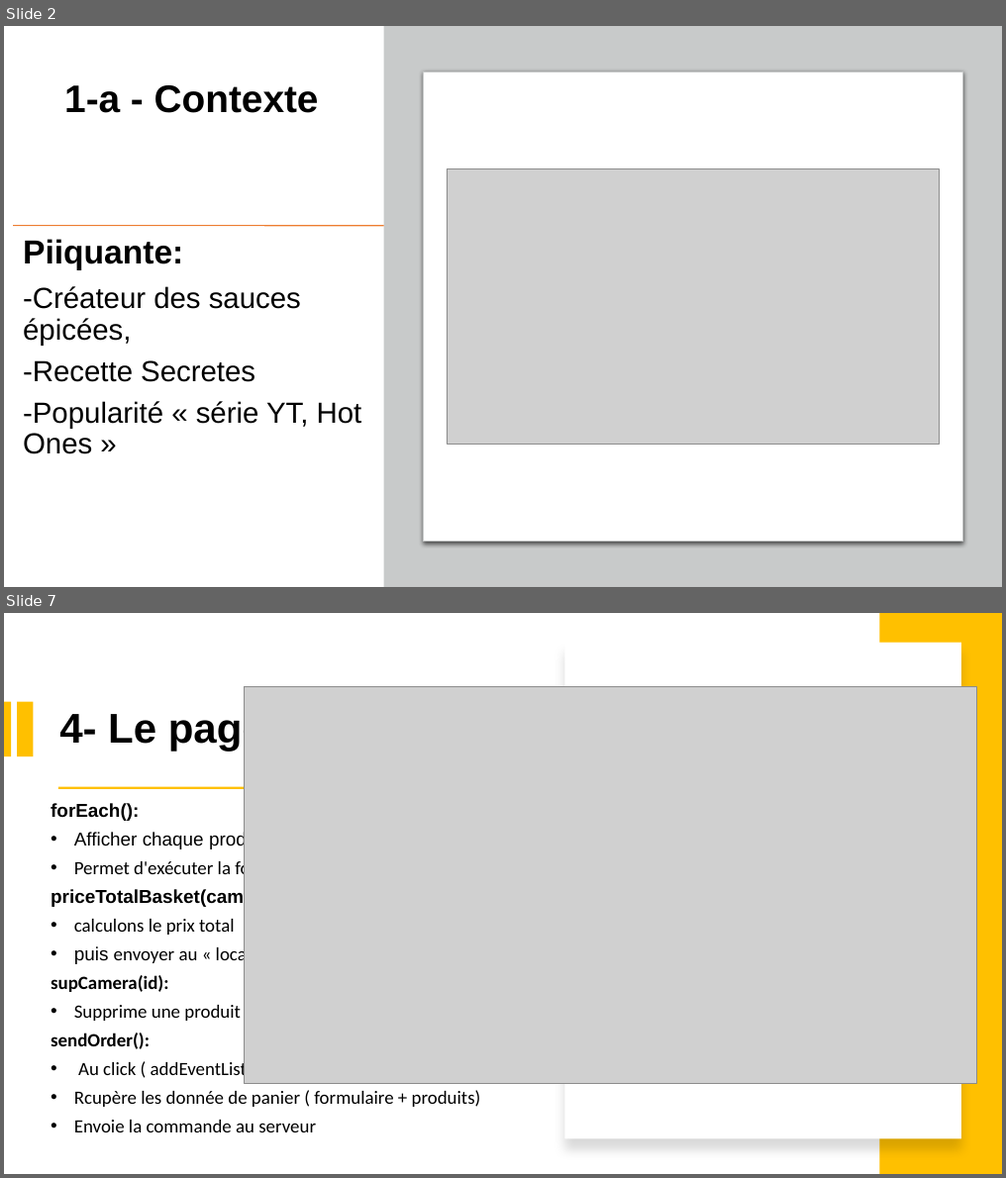
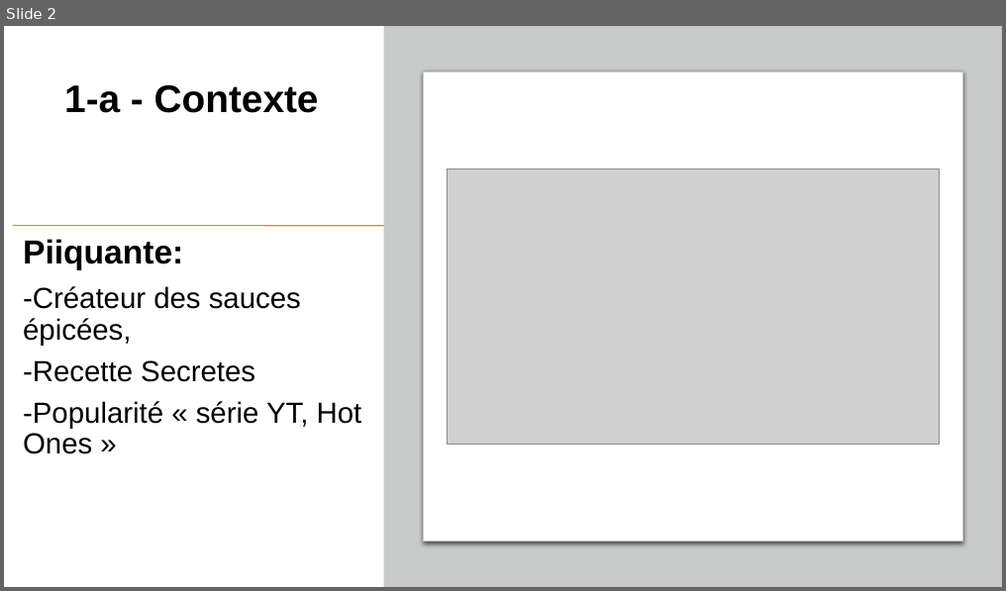
Before and after one commit to vahab12/projet-6, a slide deck: Présentation-P6.pptx. Shown one above the other, each under a label of ours: slides 2 and 7 before the commit, slide 2 after it; the slides between them are not shown. The pictures are 1006x1178 and 1006x591 pixels, drawn with LibreOffice and Linux fonts; fonts in the diff are those of the drawing; grey boxes stand for pictures. Boxes give left, top, right and bottom in pixels: in the first picture for what was removed or moved away, otherwise in the second. Text is boxed around its words. In the diff, an @@ line names an element or a change of style, - is before the commit and + after.

```diff
--- a/Présentation-P6.pptx
+++ b/Présentation-P6.pptx
@@ slide 7 removed at [4, 613, 1002, 1174], background #FFFFFF @@
@@ rectangle removed at [564, 642, 961, 881] @@
@@ rectangle removed at [880, 613, 1002, 1174] @@
@@ rectangle removed at [4, 701, 12, 757] @@
@@ rectangle removed at [17, 701, 33, 757] @@
@@ picture removed at [245, 687, 976, 1084] @@
@@ title removed at [59, 709, 300, 1107] @@
-4- Le page panier
@@ rectangle removed at [58, 786, 466, 789] @@
@@ text removed at [51, 803, 481, 1133] @@
-forEach():
-• Afficher chaque produit dans le panier
-• Permet d'exécuter la fonction sur chaque élément
-priceTotalBasket(camera):
-• calculons le prix total
-• puis envoyer au « localStorage ».
-supCamera(id):
-• Supprime une produit
-sendOrder():
-• Au click ( addEventListener)
-• Rcupère les donnée de panier ( formulaire + produits)
-• Envoie la commande au serveur
@@ rectangle removed at [564, 900, 961, 1140] @@
```
Also in this commit, not shown: 5 slides changed, 5 slides added, 3 other slides removed, 11 other files.
